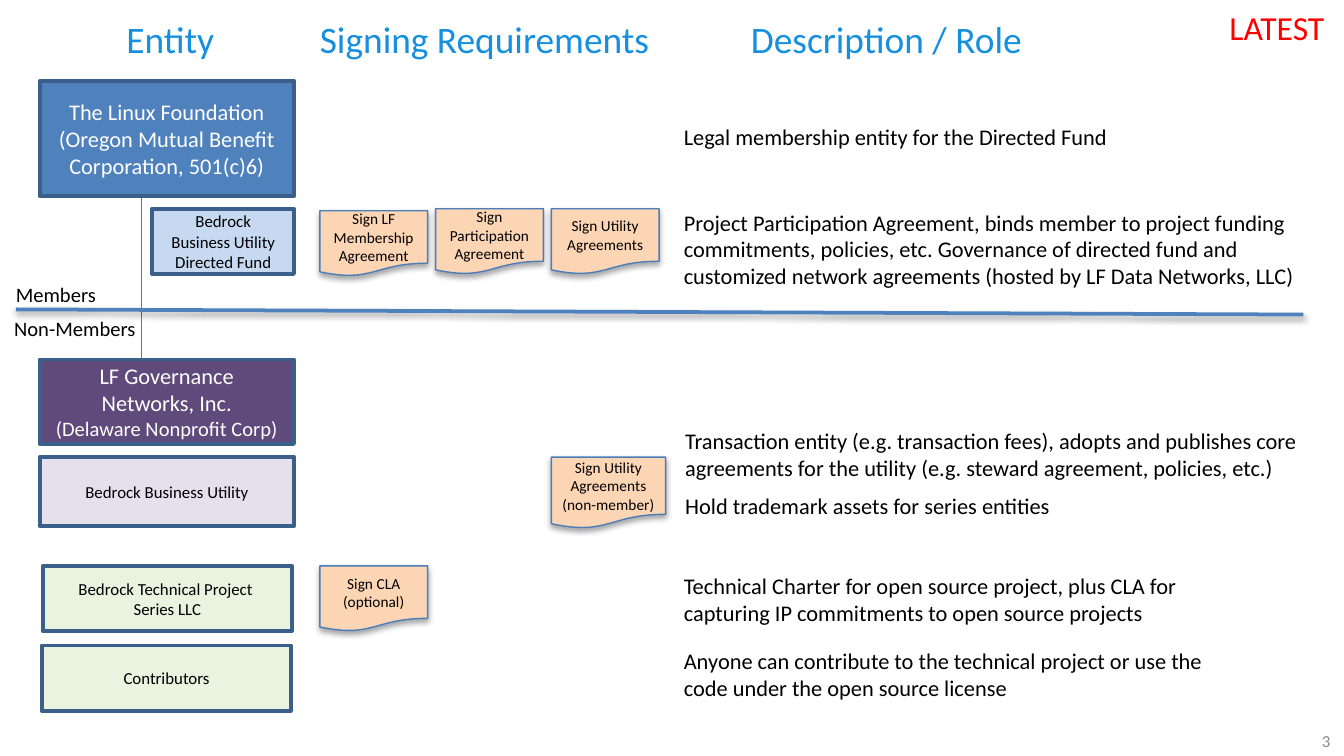
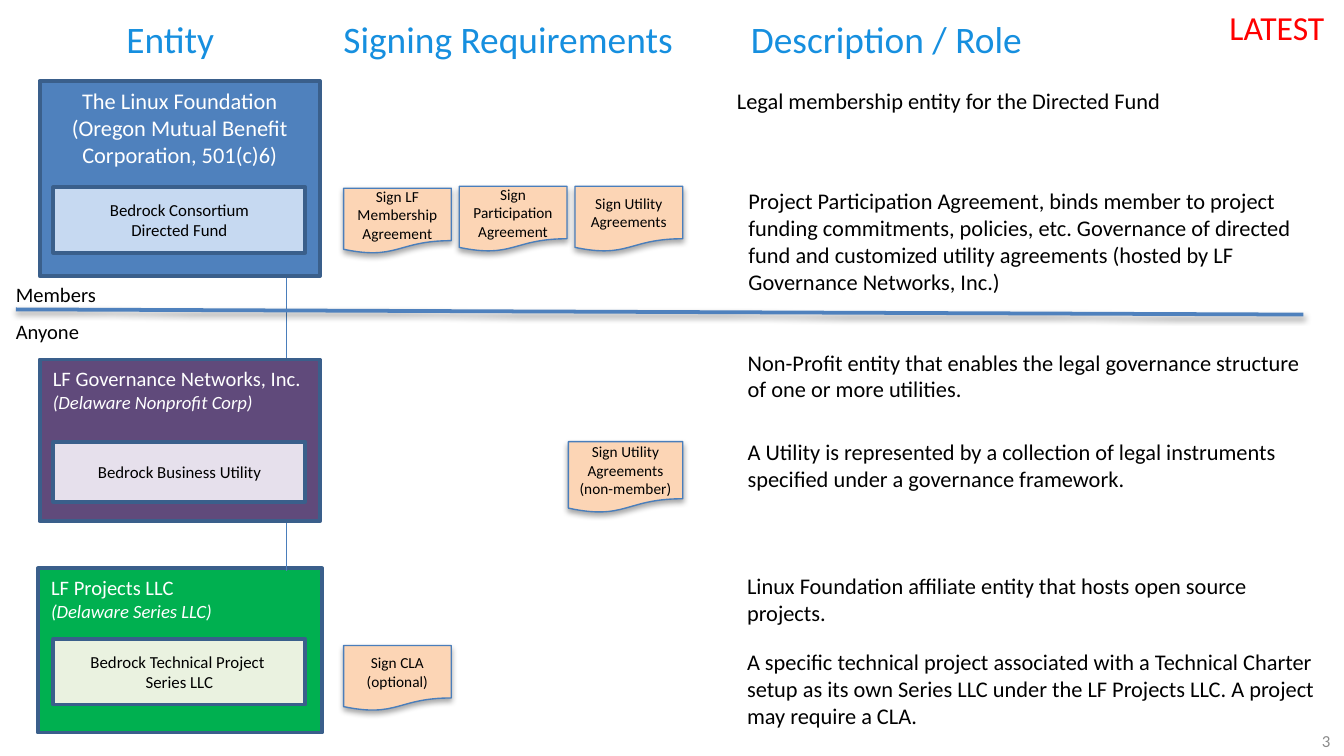
Before and after one commit to scooter99boston/bbu-gf, a slide deck: slide 3 of _images/bbu_diagrams.pptx. Drawn at 1344x756 pixels with LibreOffice and Linux fonts; fonts in the diff are those of the drawing. Boxes give left, top, right and bottom in pixels: in the first picture for what was removed or moved away, otherwise in the second. Text is boxed around its words. In the diff, an @@ line names an element or a change of style, - is before the commit and + after.

Commit message:
Updated legal vernacular.

```diff
--- a/_images/bbu_diagrams.pptx
+++ b/_images/bbu_diagrams.pptx
@@ text "Signing Requirements": place and size @@
-text "Signing Requirements" at (320,27,649,60)
+text "Signing Requirements" at (343,27,673,60)
@@ rectangle "The Linux Foundation": place and size @@
-rectangle "The Linux Foundation" at (39,81,293,196)
+rectangle "The Linux Foundation" at (39,81,320,276)
@@ rectangle "The Linux Foundation" at (39,81,320,276): vertical alignment middle to top @@
@@ text "Legal membership entity for the ...": place and size @@
-text "Legal membership entity for the ..." at (684,129,1107,149)
+text "Legal membership entity for the ..." at (737,93,1160,113)
@@ rectangle "Bedrock Consortium": place and size @@
-rectangle "Bedrock Consortium" at (152,208,293,274)
+rectangle "Bedrock Consortium" at (54,187,306,253)
@@ text in rectangle at (110,204,249,236): text changed @@
-Bedrock Business Utility Directed Fund
+Bedrock Consortium
+Directed Fund
@@ flow chart document "Sign LF Membership Agreement": place and size @@
-flow chart document "Sign LF Membership Agreement" at (320,211,427,277)
+flow chart document "Sign LF Membership Agreement" at (344,188,452,254)
@@ flow chart document "Sign Participation Agreement": place and size @@
-flow chart document "Sign Participation Agreement" at (435,208,543,274)
+flow chart document "Sign Participation Agreement" at (460,187,567,253)
@@ flow chart document "Sign Utility Agreements": place and size @@
-flow chart document "Sign Utility Agreements" at (551,208,659,274)
+flow chart document "Sign Utility Agreements" at (575,187,683,253)
@@ text at (748,193,1290,293): text changed @@
-Project Participation Agreement, binds member to project funding commitments, policies, etc. Governance of directed fund and customized network agreements (hosted by LF Data Networks, LLC)
+Project Participation Agreement, binds member to project funding commitments, policies, etc. Governance of directed fund and customized utility agreements (hosted by LF Governance Networks, Inc.)
@@ line moved from (141, 199) - (141, 435) to (286, 276) - (286, 571) @@
@@ text at (16,325,79,343): text changed @@
-Non-Members
+Anyone
@@ text at (748,355,1299,397): text changed @@
-Transaction entity (e.g. transaction fees), adopts and publishes core agreements for the utility (e.g. steward agreement, policies, etc.)
+Non-Profit entity that enables the legal governance structure of one or more utilities.
@@ rectangle "LF Governance Networks, Inc. (Delaware ..." at (39,360,320,521): vertical alignment middle to top @@
@@ rectangle "LF Governance Networks, Inc. (Delaware ...": place and size @@
-rectangle "LF Governance Networks, Inc. (Delaware ..." at (39,360,293,445)
+rectangle "LF Governance Networks, Inc. (Delaware ..." at (39,360,320,521)
@@ text in rectangle at (53,371,301,412): text changed; size 12 to 11 pt @@
-LF Governance Networks, Inc.
-(Delaware Nonprofit Corp)
+LF Governance Networks, Inc. (Delaware Nonprofit Corp)
@@ rectangle "Bedrock Business Utility": place and size @@
-rectangle "Bedrock Business Utility" at (39,457,293,526)
+rectangle "Bedrock Business Utility" at (54,442,306,501)
@@ flow chart document "Sign Utility Agreements (non-member)": place and size @@
-flow chart document "Sign Utility Agreements (non-member)" at (551,457,665,528)
+flow chart document "Sign Utility Agreements (non-member)" at (569,442,683,513)
@@ text at (748,444,1275,491): text changed @@
-Hold trademark assets for series entities
+A Utility is represented by a collection of legal instruments specified under a governance framework.
@@ rectangle added at (38,569,323,732), fill #00B050, outline #3A5F8C 2 pt, 10 pt, text #FFFFFF, italic @@
+LF Projects LLC
+(Delaware Series LLC)
@@ text at (747,578,1246,625): text changed @@
-Technical Charter for open source project, plus CLA for capturing IP commitments to open source projects
+Linux Foundation affiliate entity that hosts open source projects.
@@ rectangle removed at (42,645,290,711) @@
-Contributors
@@ rectangle "Bedrock Technical Project": place and size @@
-rectangle "Bedrock Technical Project" at (43,566,292,632)
+rectangle "Bedrock Technical Project" at (54,640,306,706)
@@ flow chart document "Sign CLA (optional)": place and size @@
-flow chart document "Sign CLA (optional)" at (320,566,427,632)
+flow chart document "Sign CLA (optional)" at (344,645,452,711)
@@ text at (747,654,1313,728): text changed @@
-Anyone can contribute to the technical project or use the code under the open source license
+A specific technical project associated with a Technical Charter setup as its own Series LLC under the LF Projects LLC. A project may require a CLA.
```
Also in this commit, not shown: 1 other slide changed, 9 other files.
